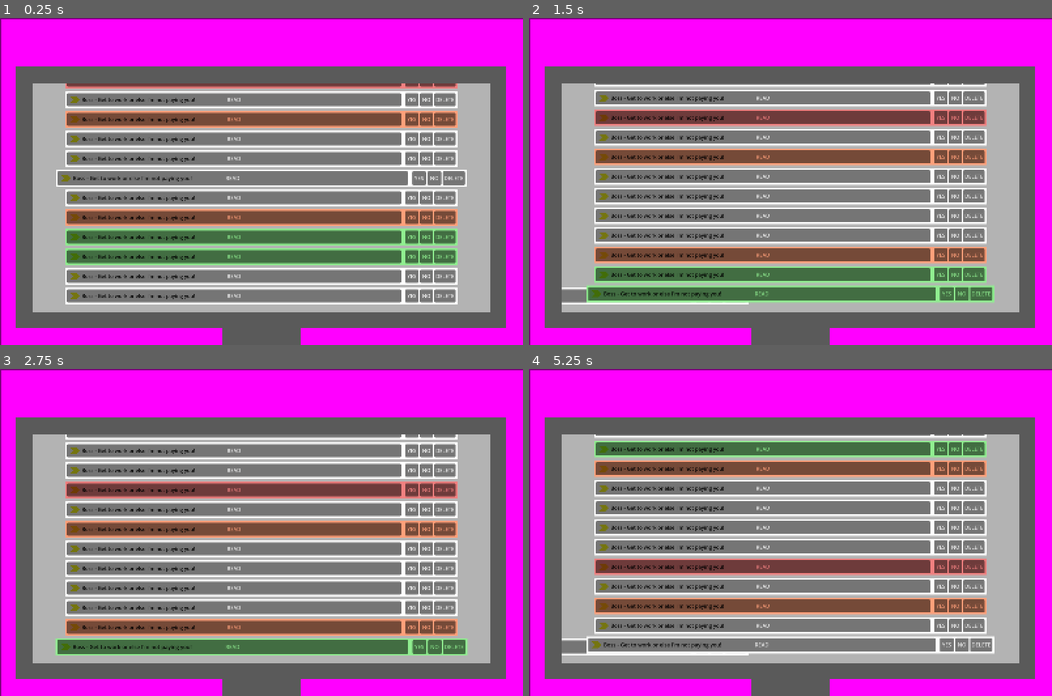
Above: before the commit, frames 1-4 (two rows, left to right).
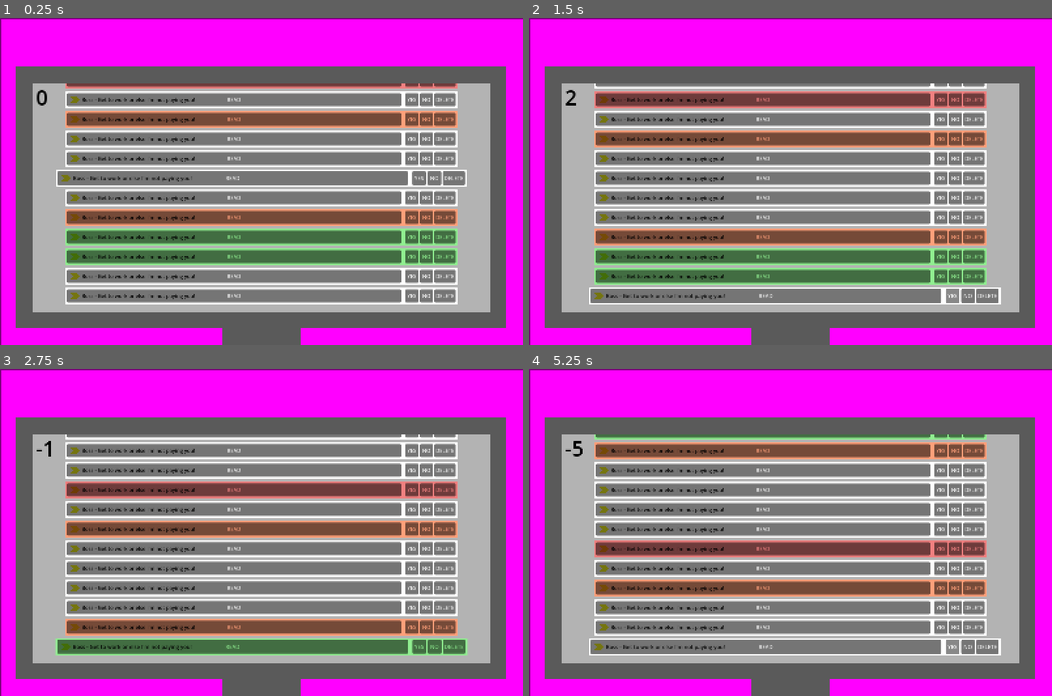
Above: after the commit, the same moments.

Repository: BradBenJoya/GMTK2026
Game: Godot game, scene res://Scenes/main.tscn
The game is run twice, just before and just after one commit, with the same random seed, the same clock (stepped at 60 frames per second) and the same inputs.
Inputs:
- Up to frame 1 (0.25 s): no input
- Up to frame 2 (1.5 s): click "READ" at 0.5 s; click "YES" at 1.25 s
- Up to frame 3 (2.75 s): click "NO" at 2 s
- Up to frame 4 (5.25 s): click "READ" at 2.75 s; click "YES" at 3.5 s; click "READ" at 4.25 s; click "YES" at 5 s

The runs differ from the first frame. In frame 1, less than 0.1% of the frame differs, in the area x 7-9%, y 22-27%; in frame 2, 39%, in the area x 6-91%, y 20-88%; in frame 3, 0.3%; in frame 4, 37%.

Commit message:
added score
and added shaking to emails when getting them wrong

Diff:
--- a/Scenes/main.tscn
+++ b/Scenes/main.tscn
@@ -1,13 +1,19 @@
 [gd_scene format=3 uid="uid://bs8s04pdoy5r0"]
 
+[ext_resource type="Script" uid="uid://edk5gupnbidp" path="res://Scripts/main.gd" id="1_bo1nx"]
 [ext_resource type="PackedScene" uid="uid://bs2gvfj1541lm" path="res://Scenes/manager.tscn" id="1_jjgbg"]
 
 [sub_resource type="PlaceholderTexture2D" id="PlaceholderTexture2D_wj5hs"]
 size = Vector2(1600, 1000)
 
+[sub_resource type="LabelSettings" id="LabelSettings_up85j"]
+font_size = 64
+font_color = Color(0, 0, 0, 1)
+
 [node name="Main" type="Node2D" unique_id=1107406334]
+script = ExtResource("1_bo1nx")
 
-[node name="SubViewportContainer" type="SubViewportContainer" parent="." unique_id=1630699192]
+[node name="Monitor" type="SubViewportContainer" parent="." unique_id=1630699192]
 anchors_preset = 8
 anchor_left = 0.5
 anchor_top = 0.5
@@ -20,15 +26,15 @@
 grow_horizontal = 2
 grow_vertical = 2
 
-[node name="SubViewport" type="SubViewport" parent="SubViewportContainer" unique_id=997782579]
+[node name="SubViewport" type="SubViewport" parent="Monitor" unique_id=997782579]
 handle_input_locally = false
 size = Vector2i(1400, 700)
 render_target_update_mode = 4
 
-[node name="Manager" parent="SubViewportContainer/SubViewport" unique_id=1747145403 instance=ExtResource("1_jjgbg")]
+[node name="Manager" parent="Monitor/SubViewport" unique_id=1747145403 instance=ExtResource("1_jjgbg")]
 position = Vector2(700, 300)
 
-[node name="Decoration" type="Polygon2D" parent="SubViewportContainer" unique_id=325516070]
+[node name="Decoration" type="Polygon2D" parent="Monitor" unique_id=325516070]
 z_index = -1
 position = Vector2(700, 300)
 color = Color(0.3553136, 0.35531354, 0.35531357, 1)
@@ -36,6 +42,15 @@
 
 [node name="Camera" type="Camera2D" parent="." unique_id=1316030113]
 
-[node name="BackgroundSprite" type="Sprite2D" parent="." unique_id=318730638]
+[node name="TempBackgroundSprite" type="Sprite2D" parent="." unique_id=318730638]
 z_index = -2
 texture = SubResource("PlaceholderTexture2D_wj5hs")
+
+[node name="TempScore" type="Label" parent="." unique_id=73309559]
+z_index = 2
+offset_left = -690.0
+offset_top = -302.0
+offset_right = -650.0
+offset_bottom = -214.0
+text = "0"
+label_settings = SubResource("LabelSettings_up85j")
--- a/Scenes/manager.tscn
+++ b/Scenes/manager.tscn
@@ -5,7 +5,7 @@
 [node name="Manager" type="Node2D" unique_id=1747145403]
 script = ExtResource("1_453op")
 
-[node name="TempBG" type="Polygon2D" parent="." unique_id=817006618]
+[node name="TempScreenBG" type="Polygon2D" parent="." unique_id=817006618]
 z_index = -1
 color = Color(0.70380783, 0.70380783, 0.70380783, 1)
 polygon = PackedVector2Array(-700, -300, 700, -300, 700, 400, -700, 400)
--- a/Scripts/Email/email.gd
+++ b/Scripts/Email/email.gd
@@ -2,7 +2,7 @@
 extends Node2D
 class_name Email
 
-@export_group("Scripts")
+@export_group("Scripts") # sorry, shoulda probably split this up (?)
 
 @export_group("Data")
 @export_enum("Normal", "Accept", "Decline", "Spam") var type : String
@@ -31,21 +31,19 @@
 		scale += (Vector2.ONE - scale) / 5
 
 func delete_email(success : bool): # delete email after doing little animation
+	if success:
+		Global.main.score += 5 # remove score for mess ups
+	else:
+		Global.main.score -= 3 # remove score for mess ups
+
+		var shake = create_tween().tween_method(func(i): position.x = sin(i) * 20.0, 0.0, -2 * PI, 0.3)
+		await shake.finished
+
 	deleted = true # let the manager know that it shouldnt account for this email anymore
 	z_index = -1 # get it out of the way to avoid overlap
+	var slide_out = create_tween().tween_property(self, "position", Vector2(-2000.0, position.y), 0.5)
+	await slide_out.finished
 
-	var slide_out = create_tween().tween_property(self, "position", Vector2(-2000.0, position.y), 0.5)
-
-	if success:
-		# add in code animation
-		# add score
-		pass
-	else:
-		# add in code animation
-		# add penalty
-		pass
-
-	await slide_out.finished
 	queue_free()
 
 
--- /dev/null
+++ b/Scripts/global.gd
@@ -0,0 +1,5 @@
+# start ByDesign
+extends Node # replace if desired
+
+@onready var main := get_tree().get_root().get_node("Main")
+# end ByDesign
--- /dev/null
+++ b/Scripts/main.gd
@@ -0,0 +1,12 @@
+# start ByDesign
+extends Node2D
+
+var score : int = 0
+
+func _ready():
+	pass
+
+func _process(delta):
+	$TempScore.text = str(score)
+
+# end ByDesign
--- a/project.godot
+++ b/project.godot
@@ -14,6 +14,10 @@
 run/main_scene="uid://bs8s04pdoy5r0"
 config/features=PackedStringArray("4.7", "GL Compatibility")
 config/icon="res://Sprites/icon.svg"
+
+[autoload]
+
+Global="*uid://chc3tjbnn10ur"
 
 [display]
 
Not shown, added: Scripts/global.gd.uid
Not shown, added: Scripts/main.gd.uid
